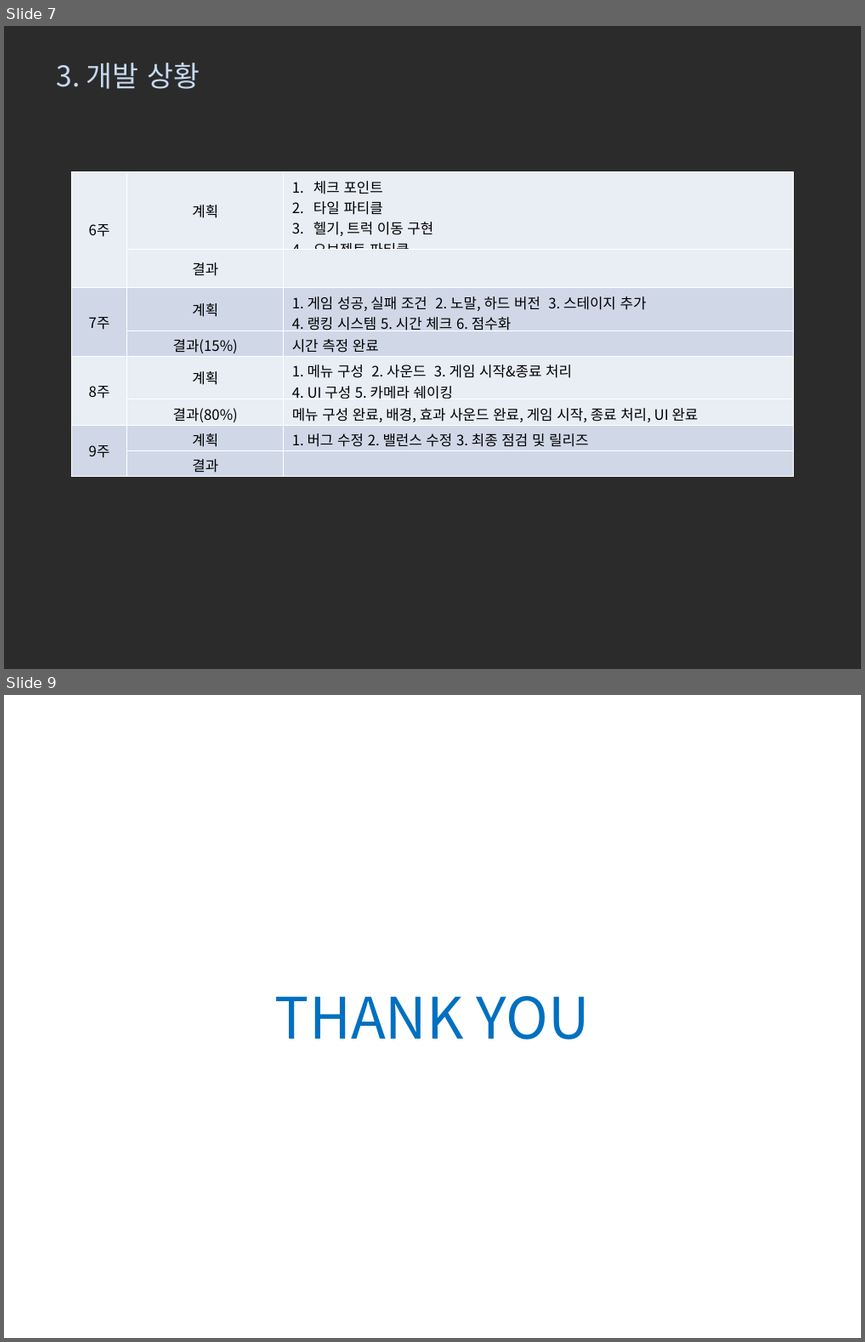
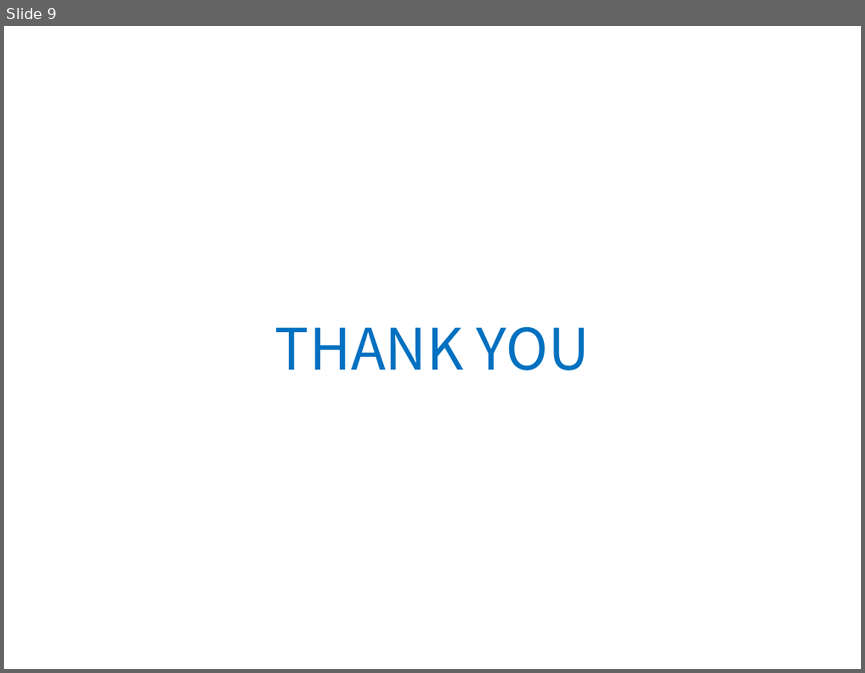
Before and after one commit to baejisoo/2015180018-2DGP, a slide deck: 2015180018_배지수_BROFORCE_최종발표.pptx. Shown one above the other, each under a label of ours: slides 7 and 9 before the commit, slide 9 after it; the slides between them are not shown. The pictures are 865x1342 and 865x673 pixels, drawn with LibreOffice and Linux fonts; fonts in the diff are those of the drawing; background and template pictures are left out; a plain dark background stands for a picture behind light text. Boxes give left, top, right and bottom in pixels: in the first picture for what was removed or moved away, otherwise in the second. Text is boxed around its words. In the diff, an @@ line names an element or a change of style, - is before the commit and + after.

Commit message:
최종
https://youtu.be/aZ-CMI5SZ0M

```diff
--- a/2015180018_배지수_BROFORCE_최종발표.pptx
+++ b/2015180018_배지수_BROFORCE_최종발표.pptx
@@ slide 7 removed at [4,26,861,669], background picture (left out) @@
@@ text removed at [56,63,200,89] @@
-3. 개발 상황
@@ table removed at [72,171,793,476], 8 rows, 3 columns @@
-6주 | 계획 | 체크 포인트 / 타일 파티클 / 헬기, 트럭 이동 구현 / 오브젝트 파티클
- | 결과 | 
-7주 | 계획 | 1. 게임 성공, 실패 조건 2. 노말, 하드 버전 3. 스테이지 추가 / 4. 랭킹 시스템 5. 시간 체크 6. 점수화
- | 결과(15%) | 시간 측정 완료
-8주 | 계획 | 1. 메뉴 구성 2. 사운드 3. 게임 시작&종료 처리 / 4. UI 구성 5. 카메라 쉐이킹
- | 결과(80%) | 메뉴 구성 완료, 배경, 효과 사운드 완료, 게임 시작, 종료 처리, UI 완료
-9주 | 계획 | 1. 버그 수정 2. 밸런스 수정 3. 최종 점검 및 릴리즈
- | 결과 | 
```
Also in this commit, not shown: 2 slides changed, 3 slides added, 2 other slides removed, 36 other files.
